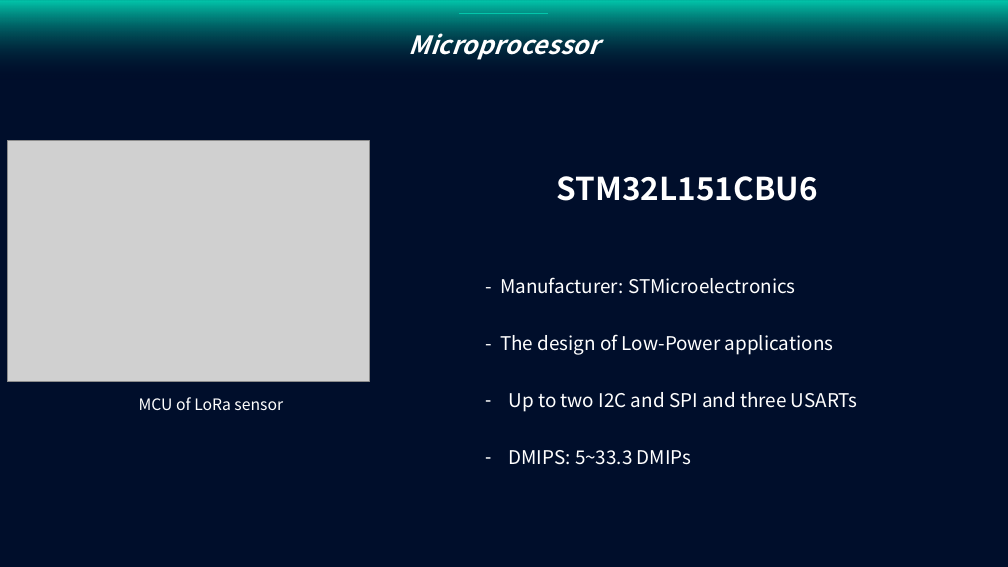
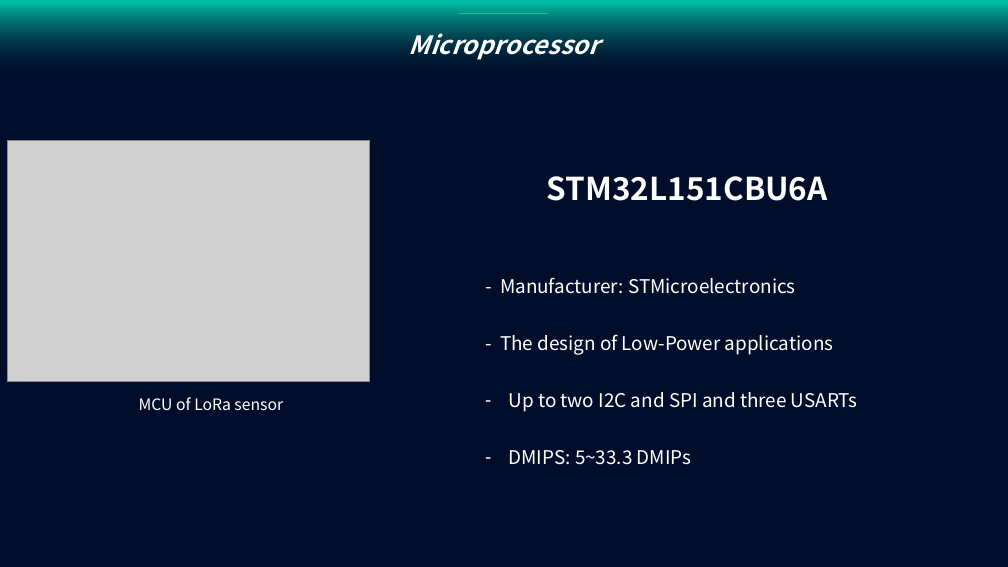
Before and after one commit to purachina/etri, a slide deck: slide 7 of Advanced Buisness Communicating Design/ABCD PPT.pptx. Drawn at 1008x567 pixels with LibreOffice and Linux fonts; fonts in the diff are those of the drawing; grey boxes stand for pictures. Boxes give left, top, right and bottom in pixels: in the first picture for what was removed or moved away, otherwise in the second. Text is boxed around its words. In the diff, an @@ line names an element or a change of style, - is before the commit and + after.

```diff
--- a/Advanced Buisness Communicating Design/ABCD PPT.pptx
+++ b/Advanced Buisness Communicating Design/ABCD PPT.pptx
@@ text at (x1=547, y1=176, x2=828, y2=201): text changed @@
-STM32L151CBU6
+STM32L151CBU6A
```
Also in this commit, not shown: 3 other files.
